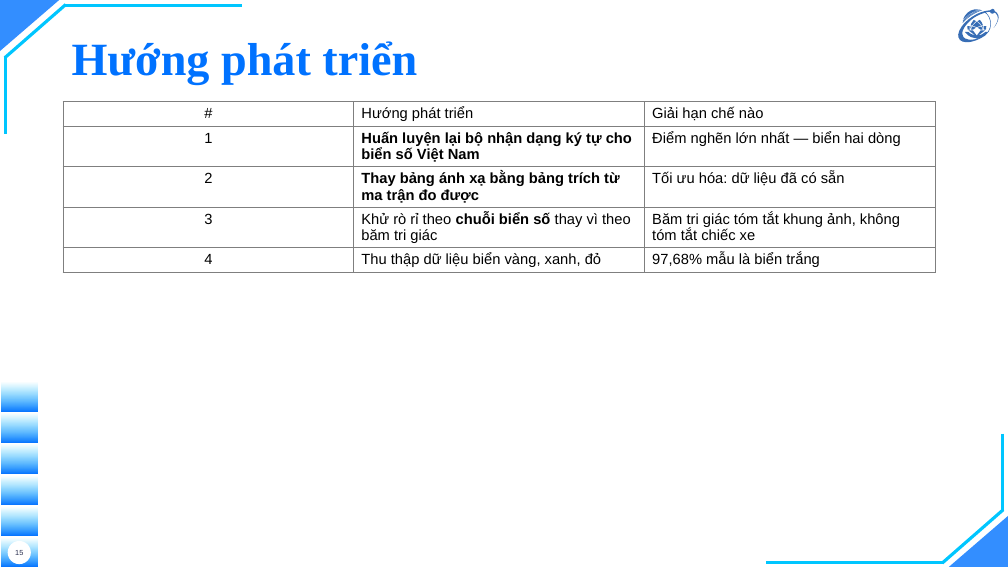
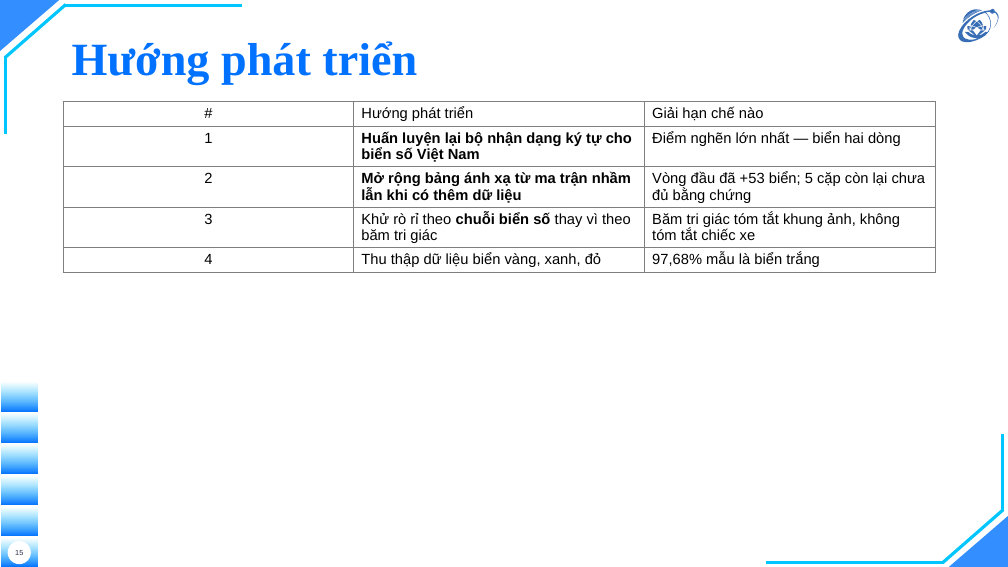
Before and after one commit to hieunguyen2604/alpr-do-an-mon-hoc, a slide deck: slide 15 of docs/slides/12-slides-mon-hoc.pptx. Drawn at 1008x567 pixels with LibreOffice and Linux fonts; fonts in the diff are those of the drawing; background and template pictures are left out. Boxes give left, top, right and bottom in pixels: in the first picture for what was removed or moved away, otherwise in the second. Text is boxed around its words. In the diff, an @@ line names an element or a change of style, - is before the commit and + after.

```diff
--- a/docs/slides/12-slides-mon-hoc.pptx
+++ b/docs/slides/12-slides-mon-hoc.pptx
@@ table at box(63, 102, 936, 510) @@
-row 3, column 2: Thay bảng ánh xạ bằng bảng trích từ ma trận đo được
+row 3, column 2: Mở rộng bảng ánh xạ từ ma trận nhầm lẫn khi có thêm dữ liệu
-row 3, column 3: Tối ưu hóa: dữ liệu đã có sẵn
+row 3, column 3: Vòng đầu đã +53 biển; 5 cặp còn lại chưa đủ bằng chứng
```
Also in this commit, not shown: 1 other slide changed, 8 other files.
